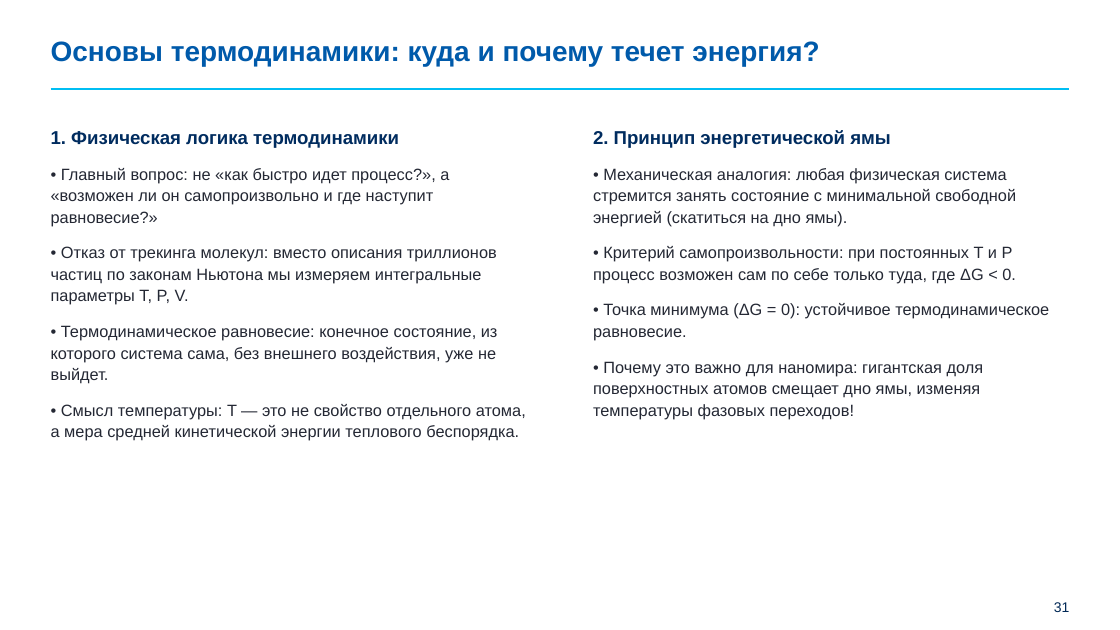
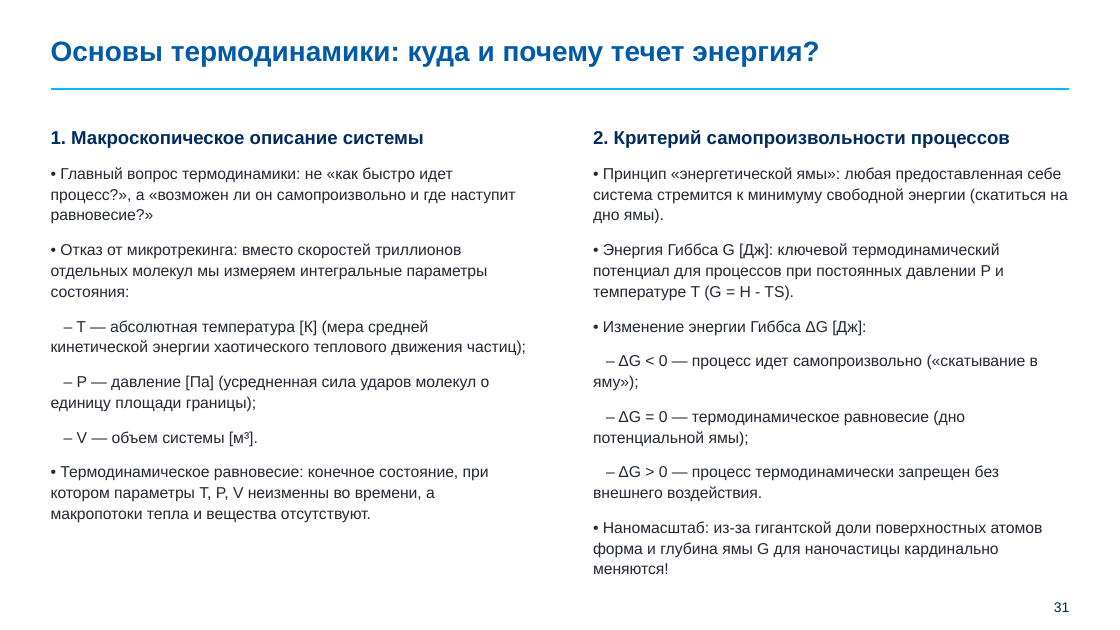
Before and after one commit to brattri3/nanophysics-course, a slide deck: slide 31 of course_materials/semester_4/lectures/lecture_02_thermodynamics_master_layouts.pptx. Drawn at 1120x630 pixels with LibreOffice and Linux fonts; fonts in the diff are those of the drawing; background and template pictures are left out. Boxes give left, top, right and bottom in pixels: in the first picture for what was removed or moved away, otherwise in the second. Text is boxed around its words. In the diff, an @@ line names an element or a change of style, - is before the commit and + after.

Commit message:
Update slide 31 with detailed definitions and units for T, P, V, G, Delta G

```diff
--- a/course_materials/semester_4/lectures/lecture_02_thermodynamics_master_layouts.pptx
+++ b/course_materials/semester_4/lectures/lecture_02_thermodynamics_master_layouts.pptx
@@ text at (x1=51, y1=131, x2=526, y2=523): text changed; size 14 to 13.5 pt @@
-1. Физическая логика термодинамики
-• Главный вопрос: не «как быстро идет процесс?», а «возможен ли он самопроизвольно и где наступит равновесие?»
-• Отказ от трекинга молекул: вместо описания триллионов частиц по законам Ньютона мы измеряем интегральные параметры T, P, V.
-• Термодинамическое равновесие: конечное состояние, из которого система сама, без внешнего воздействия, уже не выйдет.
-• Смысл температуры: T — это не свойство отдельного атома, а мера средней кинетической энергии теплового беспорядка.
+1. Макроскопическое описание системы
+• Главный вопрос термодинамики: не «как быстро идет процесс?», а «возможен ли он самопроизвольно и где наступит равновесие?»
+• Отказ от микротрекинга: вместо скоростей триллионов отдельных молекул мы измеряем интегральные параметры состояния:
+– T — абсолютная температура [К] (мера средней кинетической энергии хаотического теплового движения частиц);
+– P — давление [Па] (усредненная сила ударов молекул о единицу площади границы);
+– V — объем системы [м³].
+• Термодинамическое равновесие: конечное состояние, при котором параметры T, P, V неизменны во времени, а макропотоки тепла и вещества отсутствуют.
@@ text at (x1=593, y1=130, x2=1067, y2=574): text changed; size 14 to 13.5 pt @@
-2. Принцип энергетической ямы
-• Механическая аналогия: любая физическая система стремится занять состояние с минимальной свободной энергией (скатиться на дно ямы).
-• Критерий самопроизвольности: при постоянных T и P процесс возможен сам по себе только туда, где ΔG < 0.
-• Точка минимума (ΔG = 0): устойчивое термодинамическое равновесие.
-• Почему это важно для наномира: гигантская доля поверхностных атомов смещает дно ямы, изменяя температуры фазовых переходов!
+2. Критерий самопроизвольности процессов
+• Принцип «энергетической ямы»: любая предоставленная себе система стремится к минимуму свободной энергии (скатиться на дно ямы).
+• Энергия Гиббса G [Дж]: ключевой термодинамический потенциал для процессов при постоянных давлении P и температуре T (G = H - TS).
+• Изменение энергии Гиббса ΔG [Дж]:
+– ΔG < 0 — процесс идет самопроизвольно («скатывание в яму»);
+– ΔG = 0 — термодинамическое равновесие (дно потенциальной ямы);
+– ΔG > 0 — процесс термодинамически запрещен без внешнего воздействия.
+• Наномасштаб: из-за гигантской доли поверхностных атомов форма и глубина ямы G для наночастицы кардинально меняются!
```
